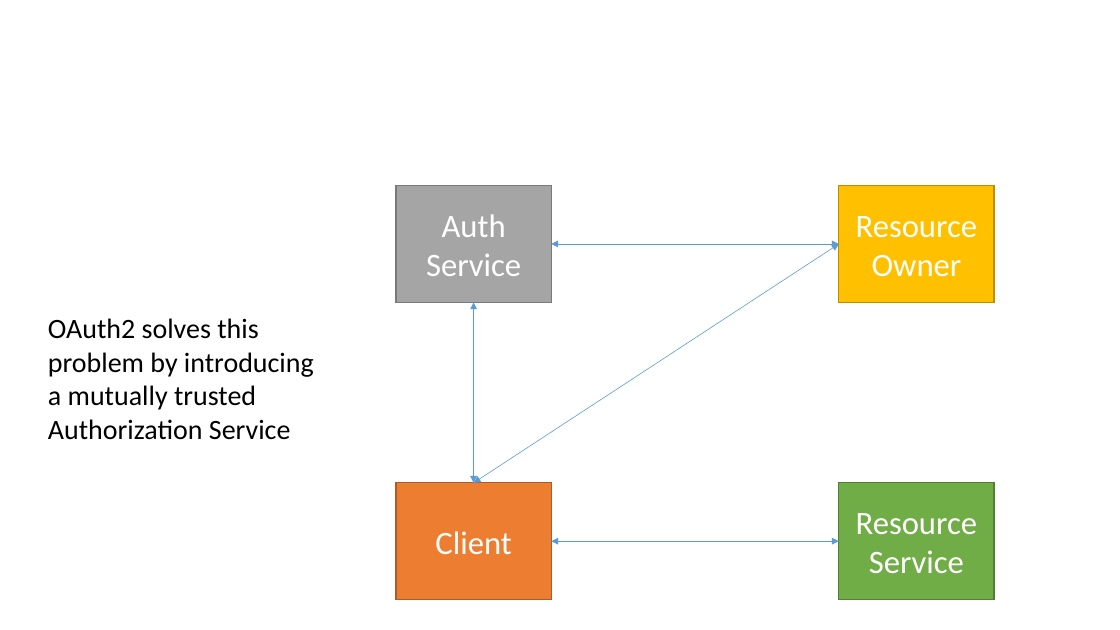
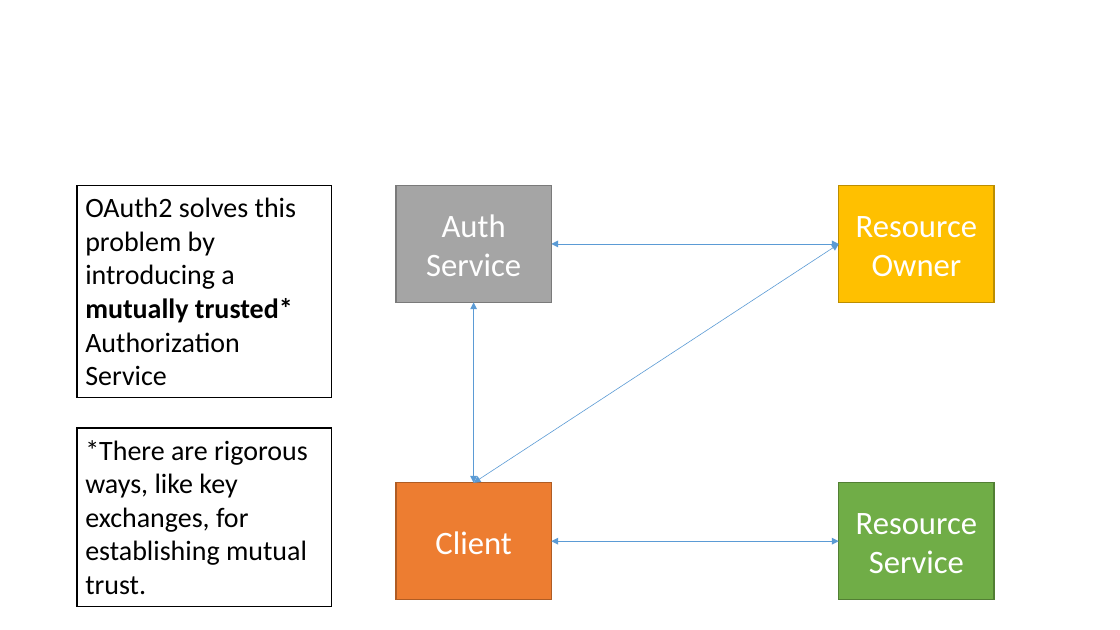
Before and after one commit to airavata-courses/airavata-courses.github.io, a slide deck: slide 14 of slides/Fall2017-OAuth2-OIDC.pptx. Drawn at 1120x630 pixels with LibreOffice and Linux fonts; fonts in the diff are those of the drawing. Boxes give left, top, right and bottom in pixels: in the first picture for what was removed or moved away, otherwise in the second. Text is boxed around its words. In the diff, an @@ line names an element or a change of style, - is before the commit and + after.

Commit message:
Updating OAuth2 slides

```diff
--- a/slides/Fall2017-OAuth2-OIDC.pptx
+++ b/slides/Fall2017-OAuth2-OIDC.pptx
@@ rectangle "OAuth2 solves this problem by ...": place and size @@
-rectangle "OAuth2 solves this problem by ..." at [48, 318, 314, 440]
+rectangle "OAuth2 solves this problem by ..." at [77, 186, 332, 397]
@@ rectangle "OAuth2 solves this problem by ..." at [77, 186, 332, 397]: fill none to #FFFFFF; outline none to #000000 1 pt @@
@@ text in rectangle at [85, 197, 296, 386]: text changed @@
-OAuth2 solves this problem by introducing a mutually trusted Authorization Service
+OAuth2 solves this problem by introducing a mutually trusted* Authorization Service
@@ rectangle added at [77, 429, 332, 607], fill #FFFFFF, outline #000000 1 pt, 24 pt, text #000000 @@
+*There are rigorous ways, like key exchanges, for establishing mutual trust.
```
Also in this commit, not shown: 13 other slides changed, 2 slides added, 7 slides removed.
